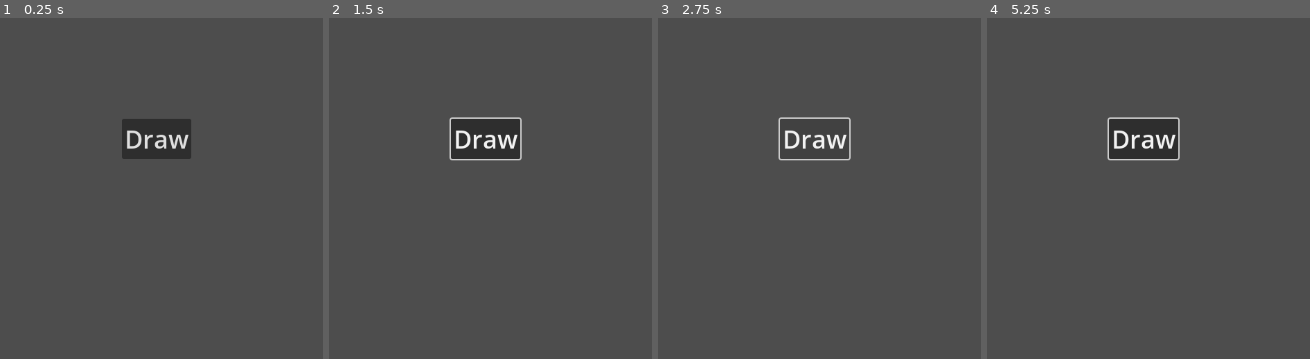
Above: before the commit, frames 1-4 (left to right).
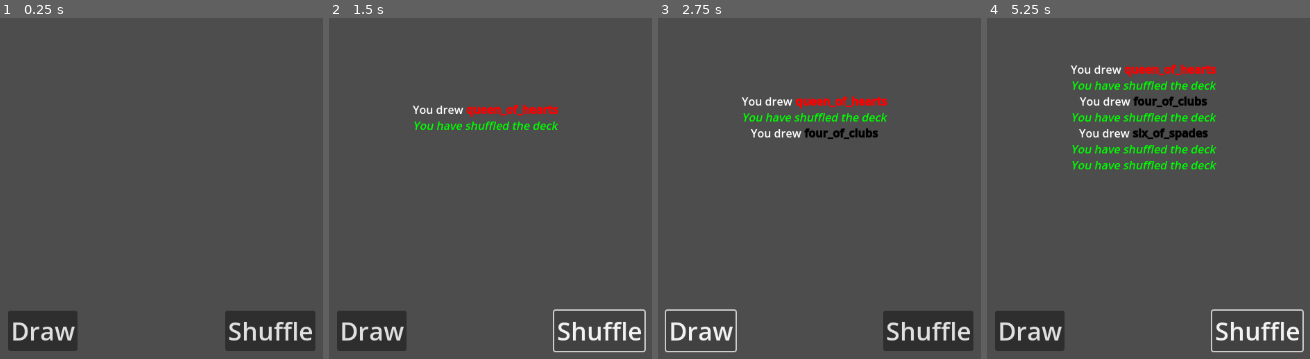
Above: after the commit, the same moments.

Repository: ZoeLocke/colostle-automator
Game: Godot game, scene res://start.tscn
Two runs of this game, one before a commit and one after it. Both use one fixed random seed, a clock stepped at 60 frames per second and the inputs below.
Inputs (mouse positions are in pixels of both pictures, inside the frame that each line leads up to):
- Up to frame 1 (0.25 s): no input
- Up to frame 2 (1.5 s): click "Draw" at 0.5 s; click (600, 331) at 1.25 s, where only the run after the commit has a clickable "Shuffle"
- Up to frame 3 (2.75 s): click "Draw" at 2 s
- Up to frame 4 (5.25 s): click (1258, 331) at 2.75 s, where only the run after the commit has a clickable "Shuffle"; click "Draw" at 3.5 s; click (1258, 331) at 4.25 s, where only the run after the commit has a clickable "Shuffle"; tap Enter at 5 s

The runs differ from the first frame. In frame 1, 7.8% of the frame differs, in the area x 2-98%, y 29-98%; in frame 2, 7.2%; in frame 3, 6.5%; in frame 4, 9.6%, in the area x 2-99%, y 13-99%.

Commit message:
deck draw is complete, including on-screen text

Diff:
--- a/colostle_automator/globals.gd
+++ b/colostle_automator/globals.gd
@@ -1,12 +1,11 @@
 extends Node
-var deck = {
+var deck_values = {
 	"ace_of_spades":
 		{
 		"number": 1,
 		"face": "none",
 		"colour": "black",
 		"suit": "spades",
-		"drawn": false
 		},
 	"two_of_spades":
 		{
@@ -14,7 +13,6 @@
 		"face": "none",
 		"colour": "black",
 		"suit": "spades",
-		"drawn": false
 		},
 	"three_of_spades":
 		{
@@ -22,7 +20,6 @@
 		"face": "none",
 		"colour": "black",
 		"suit": "spades",
-		"drawn": false
 		},
 	"four_of_spades":
 		{
@@ -30,7 +27,6 @@
 		"face": "none",
 		"colour": "black",
 		"suit": "spades",
-		"drawn": false
 		},
 	"five_of_spades":
 		{
@@ -38,7 +34,6 @@
 		"face": "none",
 		"colour": "black",
 		"suit": "spades",
-		"drawn": false
 		},
 	"six_of_spades":
 		{
@@ -46,7 +41,6 @@
 		"face": "none",
 		"colour": "black",
 		"suit": "spades",
-		"drawn": false
 		},
 	"seven_of_spades":
 		{
@@ -54,7 +48,6 @@
 		"face": "none",
 		"colour": "black",
 		"suit": "spades",
-		"drawn": false
 		},
 	"eight_of_spades":
 		{
@@ -62,7 +55,6 @@
 		"face": "none",
 		"colour": "black",
 		"suit": "spades",
-		"drawn": false
 		},
 	"nine_of_spades":
 		{
@@ -70,7 +62,6 @@
 		"face": "none",
 		"colour": "black",
 		"suit": "spades",
-		"drawn": false
 		},
 	"ten_of_spades":
 		{
@@ -78,7 +69,6 @@
 		"face": "none",
 		"colour": "black",
 		"suit": "spades",
-		"drawn": false
 		},
 	"jack_of_spades":
 		{
@@ -86,7 +76,6 @@
 		"face": "jack",
 		"colour": "black",
 		"suit": "spades",
-		"drawn": false
 		},
 	"queen_of_spades":
 		{
@@ -94,7 +83,6 @@
 		"face": "queen",
 		"colour": "black",
 		"suit": "spades",
-		"drawn": false
 		},
 	"king_of_spades":
 		{
@@ -102,7 +90,6 @@
 		"face": "king",
 		"colour": "black",
 		"suit": "spades",
-		"drawn": false
 		},
 	"ace_of_clubs":
 		{
@@ -110,7 +97,6 @@
 		"face": "none",
 		"colour": "black",
 		"suit": "clubs",
-		"drawn": false
 		},
 	"two_of_clubs":
 		{
@@ -118,7 +104,6 @@
 		"face": "none",
 		"colour": "black",
 		"suit": "clubs",
-		"drawn": false
 		},
 	"three_of_clubs":
 		{
@@ -126,7 +111,6 @@
 		"face": "none",
 		"colour": "black",
 		"suit": "clubs",
-		"drawn": false
 		},
 	"four_of_clubs":
 		{
@@ -134,7 +118,6 @@
 		"face": "none",
 		"colour": "black",
 		"suit": "clubs",
-		"drawn": false
 		},
 	"five_of_clubs":
 		{
@@ -142,7 +125,6 @@
 		"face": "none",
 		"colour": "black",
 		"suit": "clubs",
-		"drawn": false
 		},
 	"six_of_clubs":
 		{
@@ -150,7 +132,6 @@
 		"face": "none",
 		"colour": "black",
 		"suit": "clubs",
-		"drawn": false
 		},
 	"seven_of_clubs":
 		{
@@ -158,15 +139,13 @@
 		"face": "none",
 		"colour": "black",
 		"suit": "clubs",
-		"drawn": false
-		},
+		"drawn": false		},
 	"eight_of_clubs":
 		{
 		"number": 8,
 		"face": "none",
 		"colour": "black",
 		"suit": "clubs",
-		"drawn": false
 		},
 	"nine_of_clubs":
 		{
@@ -174,7 +153,6 @@
 		"face": "none",
 		"colour": "black",
 		"suit": "clubs",
-		"drawn": false
 		},
 	"ten_of_clubs":
 		{
@@ -182,7 +160,6 @@
 		"face": "none",
 		"colour": "black",
 		"suit": "clubs",
-		"drawn": false
 		},
 	"jack_of_clubs":
 		{
@@ -190,7 +167,6 @@
 		"face": "jack",
 		"colour": "black",
 		"suit": "clubs",
-		"drawn": false
 		},
 	"queen_of_clubs":
 		{
@@ -198,7 +174,6 @@
 		"face": "queen",
 		"colour": "black",
 		"suit": "clubs",
-		"drawn": false
 		},
 	"king_of_clubs":
 		{
@@ -206,7 +181,6 @@
 		"face": "king",
 		"colour": "black",
 		"suit": "clubs",
-		"drawn": false
 		},
 	"ace_of_hearts":
 		{
@@ -214,7 +188,6 @@
 		"face": "none",
 		"colour": "red",
 		"suit": "hearts",
-		"drawn": false
 		},
 	"two_of_hearts":
 		{
@@ -222,7 +195,6 @@
 		"face": "none",
 		"colour": "red",
 		"suit": "hearts",
-		"drawn": false
 		},
 	"three_of_hearts":
 		{
@@ -230,7 +202,6 @@
 		"face": "none",
 		"colour": "red",
 		"suit": "hearts",
-		"drawn": false
 		},
 	"four_of_hearts":
 		{
@@ -238,7 +209,6 @@
 		"face": "none",
 		"colour": "red",
 		"suit": "hearts",
-		"drawn": false
 		},
 	"five_of_hearts":
 		{
@@ -246,7 +216,6 @@
 		"face": "none",
 		"colour": "red",
 		"suit": "hearts",
-		"drawn": false
 		},
 	"six_of_hearts":
 		{
@@ -254,7 +223,6 @@
 		"face": "none",
 		"colour": "red",
 		"suit": "hearts",
-		"drawn": false
 		},
 	"seven_of_hearts":
 		{
@@ -262,7 +230,6 @@
 		"face": "none",
 		"colour": "red",
 		"suit": "hearts",
-		"drawn": false
 		},
 	"eight_of_hearts":
 		{
@@ -270,7 +237,6 @@
 		"face": "none",
 		"colour": "red",
 		"suit": "hearts",
-		"drawn": false
 		},
 	"nine_of_hearts":
 		{
@@ -278,7 +244,6 @@
 		"face": "none",
 		"colour": "red",
 		"suit": "hearts",
-		"drawn": false
 		},
 	"ten_of_hearts":
 		{
@@ -286,7 +251,6 @@
 		"face": "none",
 		"colour": "red",
 		"suit": "hearts",
-		"drawn": false
 		},
 	"jack_of_hearts":
 		{
@@ -294,7 +258,6 @@
 		"face": "jack",
 		"colour": "red",
 		"suit": "hearts",
-		"drawn": false
 		},
 	"queen_of_hearts":
 		{
@@ -302,7 +265,6 @@
 		"face": "queen",
 		"colour": "red",
 		"suit": "hearts",
-		"drawn": false
 		},
 	"king_of_hearts":
 		{
@@ -310,7 +272,6 @@
 		"face": "king",
 		"colour": "red",
 		"suit": "hearts",
-		"drawn": false
 		},
 	"ace_of_diamonds":
 		{
@@ -318,7 +279,6 @@
 		"face": "none",
 		"colour": "red",
 		"suit": "diamonds",
-		"drawn": false
 		},
 	"two_of_diamonds":
 		{
@@ -326,7 +286,6 @@
 		"face": "none",
 		"colour": "red",
 		"suit": "diamonds",
-		"drawn": false
 		},
 	"three_of_diamonds":
 		{
@@ -334,7 +293,6 @@
 		"face": "none",
 		"colour": "red",
 		"suit": "diamonds",
-		"drawn": false
 		},
 	"four_of_diamonds":
 		{
@@ -342,7 +300,6 @@
 		"face": "none",
 		"colour": "red",
 		"suit": "diamonds",
-		"drawn": false
 		},
 	"five_of_diamonds":
 		{
@@ -350,7 +307,6 @@
 		"face": "none",
 		"colour": "red",
 		"suit": "diamonds",
-		"drawn": false
 		},
 	"six_of_diamonds":
 		{
@@ -358,7 +314,6 @@
 		"face": "none",
 		"colour": "red",
 		"suit": "diamonds",
-		"drawn": false
 		},
 	"seven_of_diamonds":
 		{
@@ -366,7 +321,6 @@
 		"face": "none",
 		"colour": "red",
 		"suit": "diamonds",
-		"drawn": false
 		},
 	"eight_of_diamonds":
 		{
@@ -374,7 +328,6 @@
 		"face": "none",
 		"colour": "red",
 		"suit": "diamonds",
-		"drawn": false
 		},
 	"nine_of_diamonds":
 		{
@@ -382,7 +335,6 @@
 		"face": "none",
 		"colour": "red",
 		"suit": "diamonds",
-		"drawn": false
 		},
 	"ten_of_diamonds":
 		{
@@ -390,7 +342,6 @@
 		"face": "none",
 		"colour": "red",
 		"suit": "diamonds",
-		"drawn": false
 		},
 	"jack_of_diamonds":
 		{
@@ -398,7 +349,6 @@
 		"face": "jack",
 		"colour": "red",
 		"suit": "diamonds",
-		"drawn": false
 		},
 	"queen_of_diamonds":
 		{
@@ -406,7 +356,6 @@
 		"face": "queen",
 		"colour": "red",
 		"suit": "diamonds",
-		"drawn": false
 		},
 	"king_of_diamonds":
 		{
@@ -414,6 +363,24 @@
 		"face": "king",
 		"colour": "red",
 		"suit": "diamonds",
-		"drawn": false
 		},
 	}
+
+var deck = []
+
+func _ready():
+	shuffle()
+
+func shuffle():
+	deck.clear()
+	for card in deck_values:
+		deck.append(card)
+	# I don't understand why, but shuffle works like a real deck shuffle; if you only do one riffle it's not very well randomised!
+	deck.shuffle()
+	deck.shuffle()
+	deck.shuffle()
+	deck.shuffle()
+	deck.shuffle()
+	deck.shuffle()
+	deck.shuffle()
+	print("deck shuffled")
--- a/colostle_automator/start.gd
+++ b/colostle_automator/start.gd
@@ -1,16 +1,15 @@
 extends AspectRatioContainer
 
 func draw_card():
-	# Get deck as is
-	var source = Globals.deck
-	var deck = {}
-	for card in source:
-		if source[card]["drawn"] == false:
-			deck[card] = source[card]
-	print(deck)
+	# "draw a card" by popping the last entry, this is used over pop_front as pop_front triggers a rebuild of indexes
+	var card = Globals.deck.pop_back()
+	# Load the associated values block for the card
+	var card_values = Globals.deck_values[card]
+	$VBoxContainer/TextBoxContainer/TextBox.append_text("[p align=center]You drew [b][color=%s]%s[/color][/b][/p]" % [card_values["colour"],card])
 
+func _on_draw_button_up() -> void:
+	draw_card()
 
-
-
-func _on_button_button_up() -> void:
-	draw_card()
+func _on_shuffle_button_up() -> void:
+	Globals.shuffle()
+	$VBoxContainer/TextBoxContainer/TextBox.append_text("[p align=center][color=green][i]You have shuffled the deck[/i][/color][/p]")
--- a/colostle_automator/start.tscn
+++ b/colostle_automator/start.tscn
@@ -12,11 +12,42 @@
 grow_vertical = 2
 script = ExtResource("1_ots34")
 
-[node name="Button" type="Button" parent="."]
+[node name="VBoxContainer" type="VBoxContainer" parent="."]
 layout_mode = 2
-size_flags_horizontal = 4
+
+[node name="TextBoxContainer" type="MarginContainer" parent="VBoxContainer"]
+layout_mode = 2
+size_flags_vertical = 3
+theme_override_constants/margin_top = 40
+
+[node name="TextBox" type="RichTextLabel" parent="VBoxContainer/TextBoxContainer"]
+layout_mode = 2
+size_flags_vertical = 3
+scroll_following = true
+horizontal_alignment = 1
+vertical_alignment = 1
+
+[node name="ButtonContainer" type="MarginContainer" parent="VBoxContainer"]
+layout_mode = 2
+theme_override_constants/margin_top = 20
+theme_override_constants/margin_bottom = 20
+
+[node name="HBoxContainer" type="HBoxContainer" parent="VBoxContainer/ButtonContainer"]
+layout_mode = 2
+
+[node name="DrawButton" type="Button" parent="VBoxContainer/ButtonContainer/HBoxContainer"]
+layout_mode = 2
+size_flags_horizontal = 6
 size_flags_vertical = 4
 theme_override_font_sizes/font_size = 36
 text = "Draw"
 
-[connection signal="button_up" from="Button" to="." method="_on_button_button_up"]
+[node name="ShuffleButton" type="Button" parent="VBoxContainer/ButtonContainer/HBoxContainer"]
+layout_mode = 2
+size_flags_horizontal = 6
+size_flags_vertical = 4
+theme_override_font_sizes/font_size = 36
+text = "Shuffle"
+
+[connection signal="button_up" from="VBoxContainer/ButtonContainer/HBoxContainer/DrawButton" to="." method="_on_draw_button_up"]
+[connection signal="button_up" from="VBoxContainer/ButtonContainer/HBoxContainer/ShuffleButton" to="." method="_on_shuffle_button_up"]
